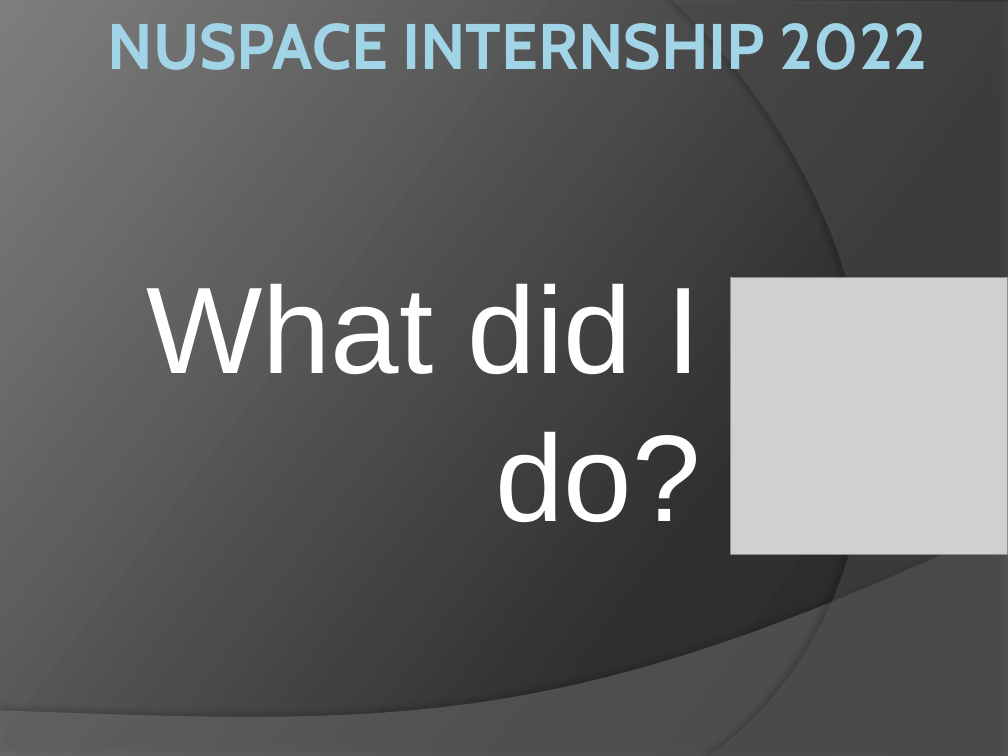
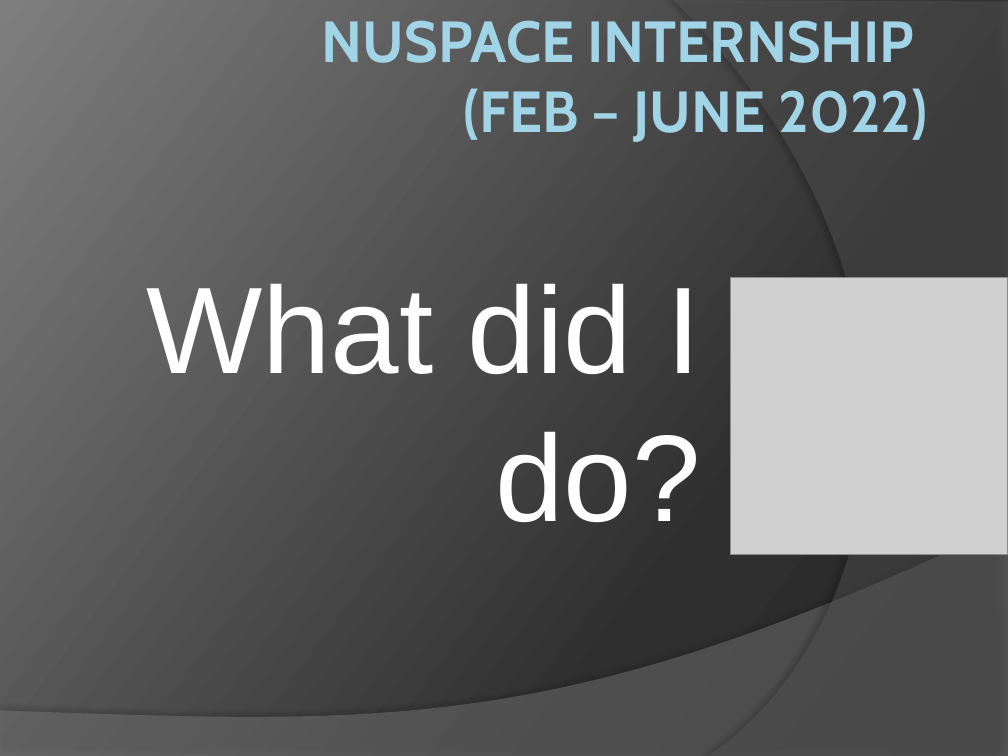
Before and after one commit to xiaohw7/cgmoi, a slide deck: slide 1 of NuSpace Internship 2022.pptx. Drawn at 1008x756 pixels with LibreOffice and Linux fonts; fonts in the diff are those of the drawing; grey boxes stand for pictures. Boxes give left, top, right and bottom in pixels: in the first picture for what was removed or moved away, otherwise in the second. Text is boxed around its words. In the diff, an @@ line names an element or a change of style, - is before the commit and + after.

```diff
--- a/NuSpace Internship 2022.pptx
+++ b/NuSpace Internship 2022.pptx
@@ title at [322,20,928,142]: text changed; size 46 to 41.4 pt @@
-NUSPACE INTERNSHIP 2022
+NUSPACE INTERNSHIP
+(FEB – JUNE 2022)
```
Also in this commit, not shown: 2 other slides changed, 1 slide added, 1 other file.
